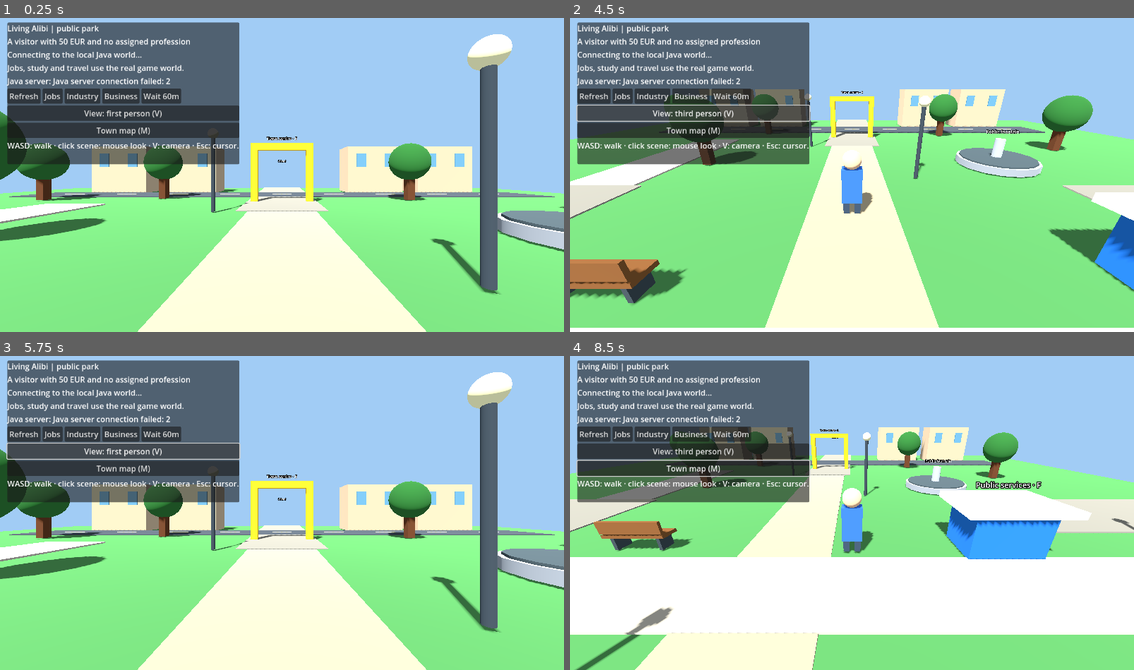
Above: before the commit, frames 1-4 (two rows, left to right).
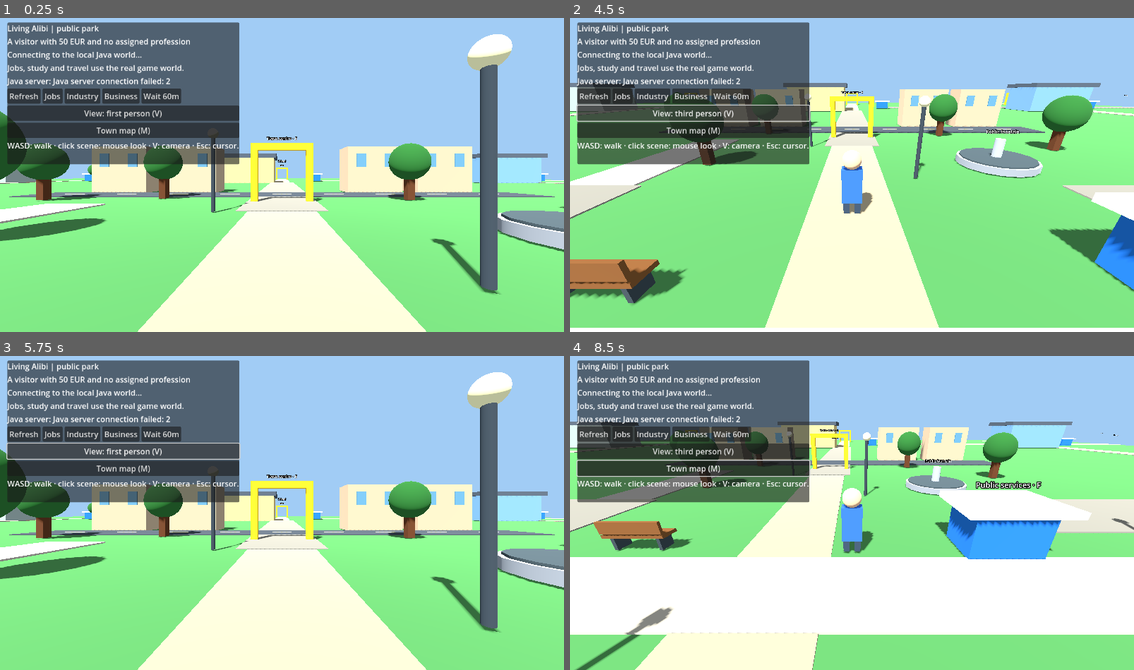
Above: after the commit, the same moments.

Repository: holovin777/living-alibi
Game: Godot game, scene res://scenes/park.tscn
Two runs of this game, one before a commit and one after it. Both use one fixed random seed, a clock stepped at 60 frames per second and the inputs below.
Inputs (mouse positions are in pixels of both pictures, inside the frame that each line leads up to):
- Up to frame 1 (0.25 s): no input
- Up to frame 2 (4.5 s): click "Refresh" at 0.5 s; click "Jobs" at 1.25 s; click "Industry" at 2 s; click "Business" at 2.75 s; click "Wait 60m" at 3.5 s; click "View: first person (V)" at 4.25 s
- Up to frame 3 (5.75 s): click "View: third person (V)" at 5 s
- Up to frame 4 (8.5 s): click "Town map (M)" at 5.75 s; tap Enter at 6.5 s; move the mouse to (976, 497) at 6.52 s; hold D 6.53-7.28 s; tap M at 6.6 s; click (976, 497) at 6.67 s; tap Space at 7.25 s; move the mouse to (739, 528) at 7.27 s; hold S 7.28-8.03 s; tap V at 7.35 s; move the mouse to (908, 440) at 8.02 s; hold D from 8.03 s (still down); tap E at 8.1 s

The runs differ from the first frame. In frame 1, 2.9% of the frame differs, in the area x 0-100%, y 43-56%; in frame 2, 3.6%; in frame 3, 2.9%; in frame 4, 4.3%, in the area x 0-100%, y 20-41%.

Commit message:
feat(godot): cache and stream neighbouring district chunks

Diff:
--- a/godot/scripts/ParkDemo.gd
+++ b/godot/scripts/ParkDemo.gd
@@ -25,6 +25,7 @@
 var _avatar: Node3D
 var _camera: Camera3D
 var _scenery: Node3D
+var _chunks: Dictionary = {}
 var _residents_root: Node3D
 var _obstacles: Array[Rect2] = []
 var _park_lamps: Array[OmniLight3D] = []
@@ -206,11 +207,51 @@
     _current_place = "PARK"
 
 func _render_place(place_id: String) -> void:
-    if _scenery != null:
-        remove_child(_scenery)
-        _scenery.queue_free()
-    _obstacles.clear()
-    _park_lamps.clear()
+    # Keep the current and nearby chunks. Positions are rebased around the
+    # active district; the Java simulation remains district-authoritative.
+    if is_instance_valid(_residents_root):
+        for resident in _residents_root.get_children():
+            _residents_root.remove_child(resident)
+            resident.queue_free()
+    var wanted: Dictionary = {}
+    var origin := TownLayout.world_center(place_id)
+    for id in TownLayout.DISTRICTS:
+        var offset := TownLayout.world_center(str(id)) - origin
+        if absf(offset.x) <= TownLayout.TILE_SPACING and absf(offset.z) <= TownLayout.TILE_SPACING:
+            wanted[id] = offset
+    # Keep even an unexpected public place renderable, rather than failing
+    # to show a valid server snapshot.
+    wanted[place_id] = Vector3.ZERO
+    for id in _chunks.keys():
+        if not wanted.has(id):
+            var old_root: Node3D = _chunks[id]["root"]
+            remove_child(old_root)
+            old_root.queue_free()
+            _chunks.erase(id)
+    for id in wanted:
+        if not _chunks.has(id):
+            _generate_chunk(str(id))
+        var chunk_root: Node3D = _chunks[id]["root"]
+        chunk_root.position = wanted[id]
+    _activate_chunk(place_id)
+    _apply_weather()
+
+func _activate_chunk(place_id: String) -> void:
+    var chunk: Dictionary = _chunks[place_id]
+    _scenery = chunk["root"]
+    _residents_root = chunk["residents"]
+    _ground_material = chunk["ground"]
+    _obstacles = chunk["obstacles"]
+    _road_links = chunk["roads"]
+    _park_lamps = chunk["lamps"]
+    _fountain_water = chunk["water"]
+
+func _generate_chunk(place_id: String) -> void:
+    # Allocate fresh per-chunk state: never clear arrays owned by a cached
+    # neighbour when creating another district.
+    _obstacles = []
+    _park_lamps = []
+    _road_links = {}
     _fountain_water = null
     _scenery = Node3D.new()
     _scenery.name = "PublicScene_" + place_id
@@ -300,7 +341,11 @@
             _tree(Vector3(11.0, 0.0, 7.0))
 
     _build_road_links(place_id)
-    _apply_weather()
+    _chunks[place_id] = {
+        "root": _scenery, "residents": _residents_root,
+        "ground": _ground_material, "obstacles": _obstacles,
+        "roads": _road_links, "lamps": _park_lamps, "water": _fountain_water
+    }
 
 func _build_road_links(place_id: String) -> void:
     _road_links.clear()
@@ -1042,10 +1087,16 @@
     if night:
         _environment.background_color = Color(0.07,0.10,0.18)
     var services: Dictionary = _last_snapshot.get("services", {})
-    for lamp in _park_lamps:
-        lamp.visible = night and bool(services.get("lightsWorking", false))
-    if _fountain_water != null:
-        _fountain_water.visible = bool(services.get("fountainWorking", false)) and int(services.get("cleanWater", 0)) > 0
+    # Weather and city services affect every loaded chunk, not just the
+    # one containing the visitor. Only the active chunk gets NPC data.
+    for chunk in _chunks.values():
+        var ground: StandardMaterial3D = chunk["ground"]
+        ground.albedo_color = _ground_material.albedo_color
+        for lamp in chunk["lamps"]:
+            lamp.visible = night and bool(services.get("lightsWorking", false))
+        var water: MeshInstance3D = chunk["water"]
+        if is_instance_valid(water):
+            water.visible = bool(services.get("fountainWorking", false)) and int(services.get("cleanWater", 0)) > 0
 
 func _on_locations_updated(locations: Array) -> void:
     _locations = locations
--- a/godot/tests/SceneNavigationSmoke.gd
+++ b/godot/tests/SceneNavigationSmoke.gd
@@ -53,6 +53,29 @@
         return
     world._toggle_map()
     if not _check(not world._map_panel.visible, "map closes without travelling"):
+        return
+
+    # The nine surrounding chunks are real scenery, reused across arrivals.
+    if not _check(world._chunks.size() == 9 and world._chunks.has("SCHOOL")
+            and world._chunks.has("BAKERY") and not world._chunks.has("QUARRY"),
+            "park streams its eight nearest neighbours only"):
+        return
+    var school_root: Node3D = world._chunks["SCHOOL"]["root"]
+    var park_root: Node3D = world._chunks["PARK"]["root"]
+    if not _check(school_root.position == Vector3(0,0,-48)
+            and park_root.position == Vector3.ZERO,
+            "neighbour geometry aligns with the public map coordinates"):
+        return
+    world._on_world_updated(_world("SCHOOL", "School"))
+    if not _check(world._scenery == school_root
+            and school_root.position == Vector3.ZERO
+            and park_root.position == Vector3(0,0,48)
+            and world._chunks.size() == 6,
+            "arriving at school reuses visible geometry and unloads distant rows"):
+        return
+    world._on_world_updated(_world("PARK", "Park"))
+    if not _check(world._scenery == park_root and world._chunks.size() == 9,
+            "returning to park keeps its cached geometry"):
         return
 
     # Physical footprints: long steps cannot tunnel through solid objects.
@@ -151,6 +174,9 @@
             "walking residents move within the local visual scene"):
         return
     world._on_world_updated(populated_park)
+    if not _check(world._chunks["SCHOOL"]["residents"].get_child_count() == 0,
+            "neighbour scenery never fabricates unseen residents"):
+        return
     if not _check(world._residents_root.get_node("Resident_marco") == marco,
             "refresh retains the same resident model and animation state"):
         return
@@ -205,6 +231,10 @@
         return
 
     world._on_world_updated(_world("MARKET", "Market"))
+    if not _check(world._chunks.size() == 6 and not world._chunks.has("PARK")
+            and world._chunks["BAKERY"]["root"].position == Vector3(48,0,0),
+            "long-distance travel unloads distant chunks and rebases the grid"):
+        return
     if not _check(layout.current_place == "MARKET" and layout.travel_minutes.is_empty(),
             "map follows committed arrival and clears stale travel estimates"):
         return
